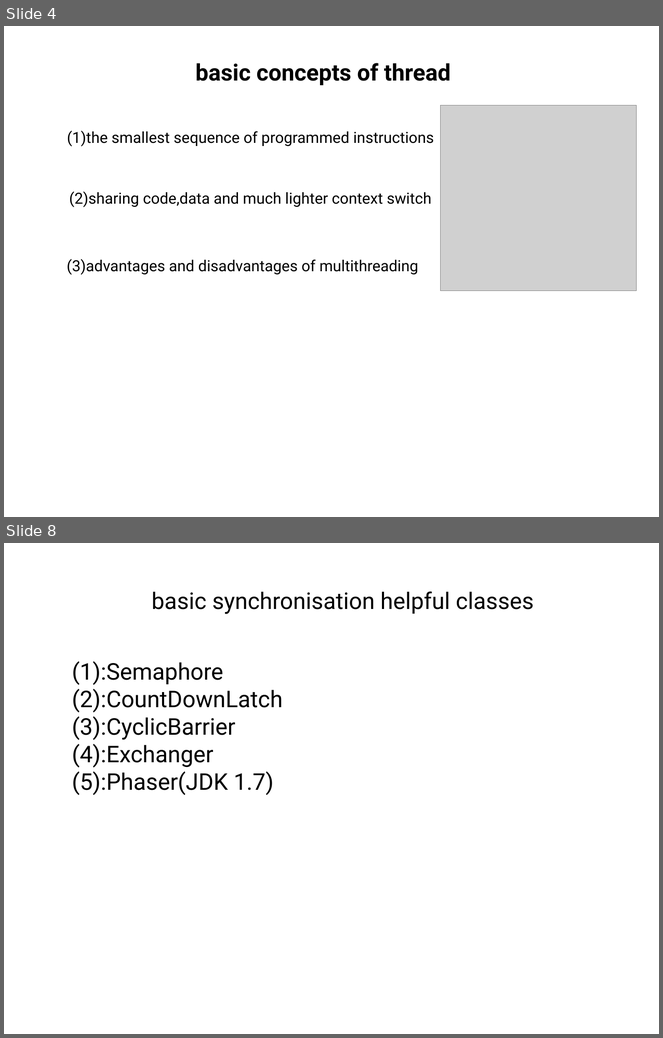
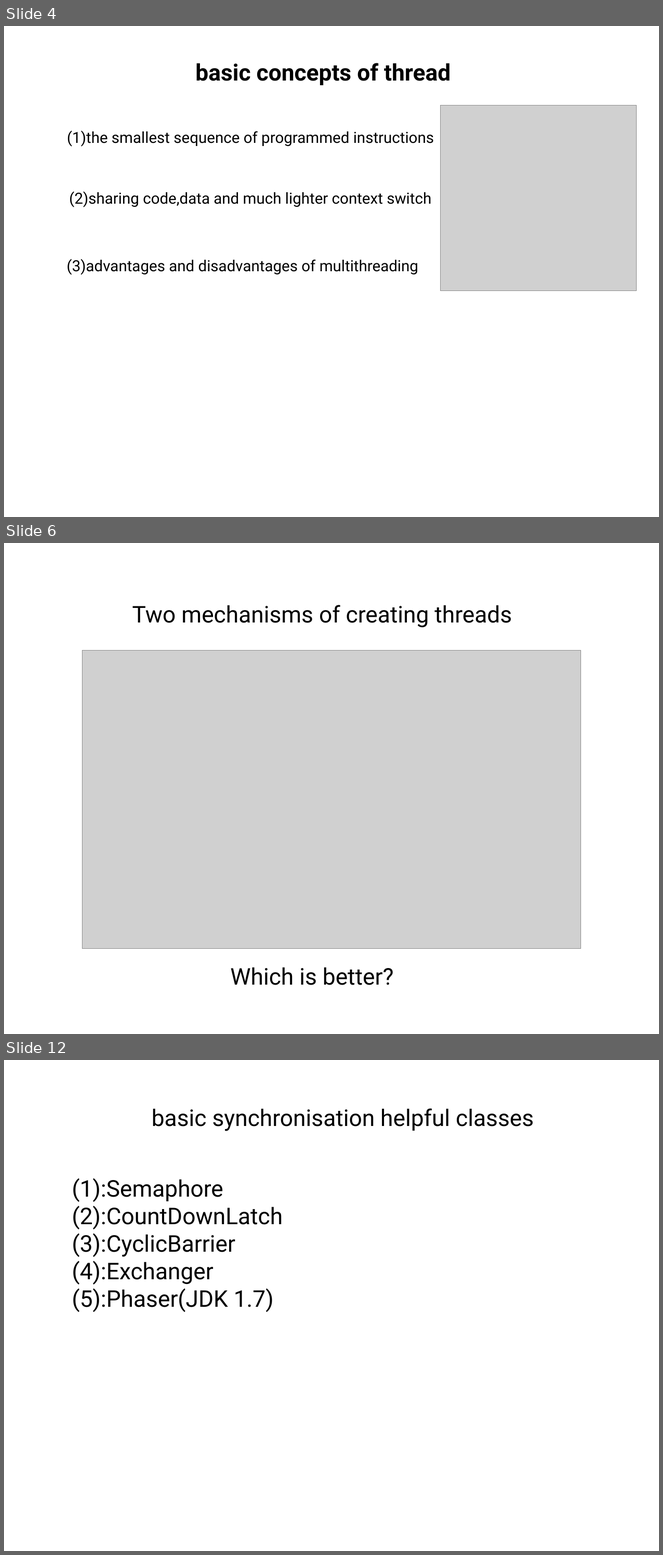
Before and after one commit to tangchuanzhou/Java-concurrency-test, a slide deck: ppt/Java_concurrency.pptx. Shown one above the other, each under a label of ours: slides 4 and 8 before the commit, slides 4, 6 and 12 after it; the slides between them are not shown. The pictures are 663x1038 and 663x1555 pixels, drawn with LibreOffice and Linux fonts; fonts in the diff are those of the drawing; grey boxes stand for pictures. Boxes give left, top, right and bottom in pixels: in the first picture for what was removed or moved away, otherwise in the second. Text is boxed around its words. In the diff, an @@ line names an element or a change of style, - is before the commit and + after.

```diff
--- a/ppt/Java_concurrency.pptx
+++ b/ppt/Java_concurrency.pptx
@@ slide 6 added at box(4, 543, 659, 1034), background #FFFFFF @@
@@ text added at box(132, 605, 512, 628), 36 pt, text #000000 @@
+Two mechanisms of creating threads
@@ picture added at box(83, 650, 581, 950) @@
@@ text added at box(230, 967, 394, 986), 36 pt, text #000000 @@
+Which is better?
@@ what was slide 8 is now slide 12 @@
```
Also in this commit, not shown: 8 slides changed, 12 other slides added, 2 slides removed, 1 other file.
